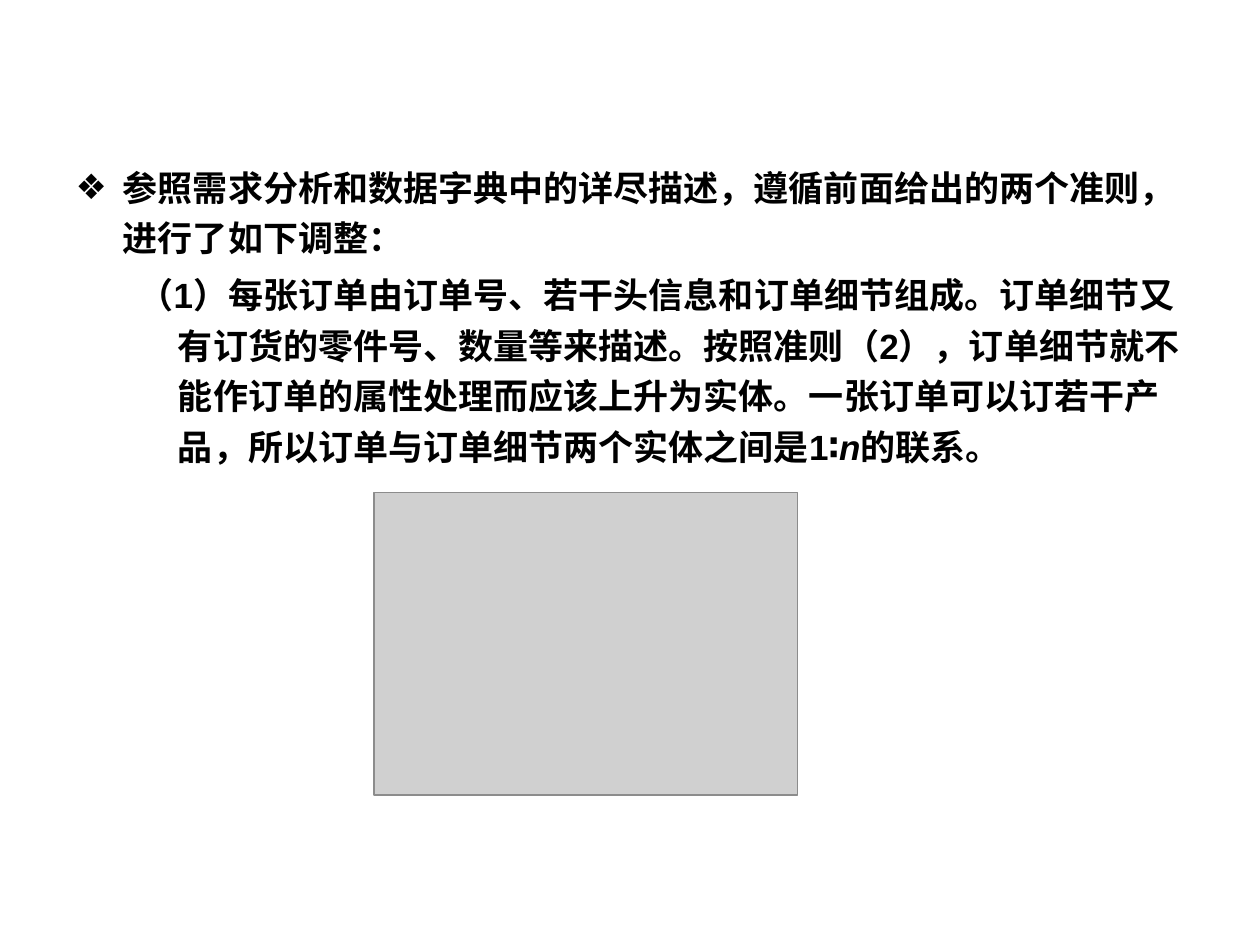
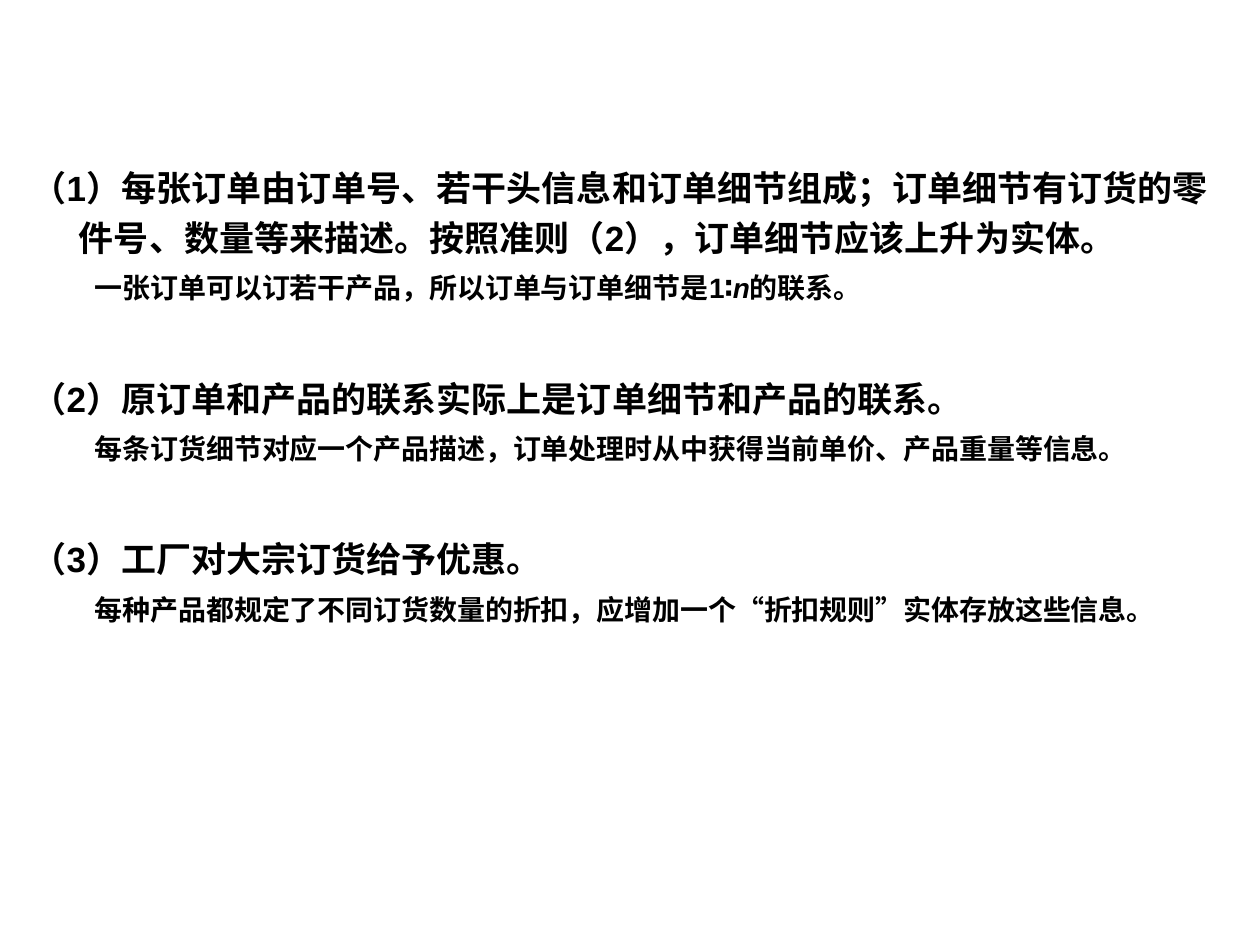
Before and after one commit to HBU/DataBase, a slide deck: slide 49 of PPT/PPT2020/DB第07章（1）.pptx. Drawn at 1260x945 pixels with LibreOffice and Linux fonts; fonts in the diff are those of the drawing; grey boxes stand for pictures; background and template pictures are left out. Boxes give left, top, right and bottom in pixels: in the first picture for what was removed or moved away, otherwise in the second. Text is boxed around its words. In the diff, an @@ line names an element or a change of style, - is before the commit and + after.

```diff
--- a/PPT/PPT2020/DB第07章（1）.pptx
+++ b/PPT/PPT2020/DB第07章（1）.pptx
@@ text at [32,171,1208,624]: text changed @@
-❖ 参照需求分析和数据字典中的详尽描述，遵循前面给出的两个准则，进行了如下调整：
-  （1）每张订单由订单号、若干头信息和订单细节组成。订单细节又有订货的零件号、数量等来描述。按照准则（2），订单细节就不能作订单的属性处理而应该上升为实体。一张订单可以订若干产品，所以订单与订单细节两个实体之间是1∶n的联系。
+（1）每张订单由订单号、若干头信息和订单细节组成；订单细节有订货的零件号、数量等来描述。按照准则（2），订单细节应该上升为实体。
+  一张订单可以订若干产品，所以订单与订单细节是1∶n的联系。
+（2）原订单和产品的联系实际上是订单细节和产品的联系。
+  每条订货细节对应一个产品描述，订单处理时从中获得当前单价、产品重量等信息。
+（3）工厂对大宗订货给予优惠。
+  每种产品都规定了不同订货数量的折扣，应增加一个“折扣规则”实体存放这些信息。
@@ picture removed at [374,493,798,795] @@
```
Also in this commit, not shown: 26 other slides changed, 1 slide removed, 2 other files.
